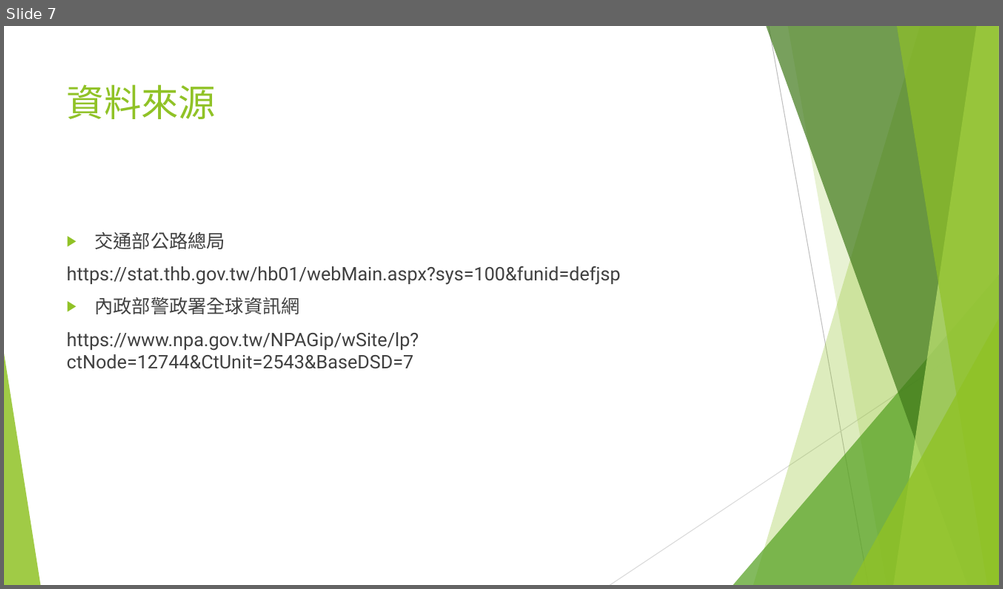
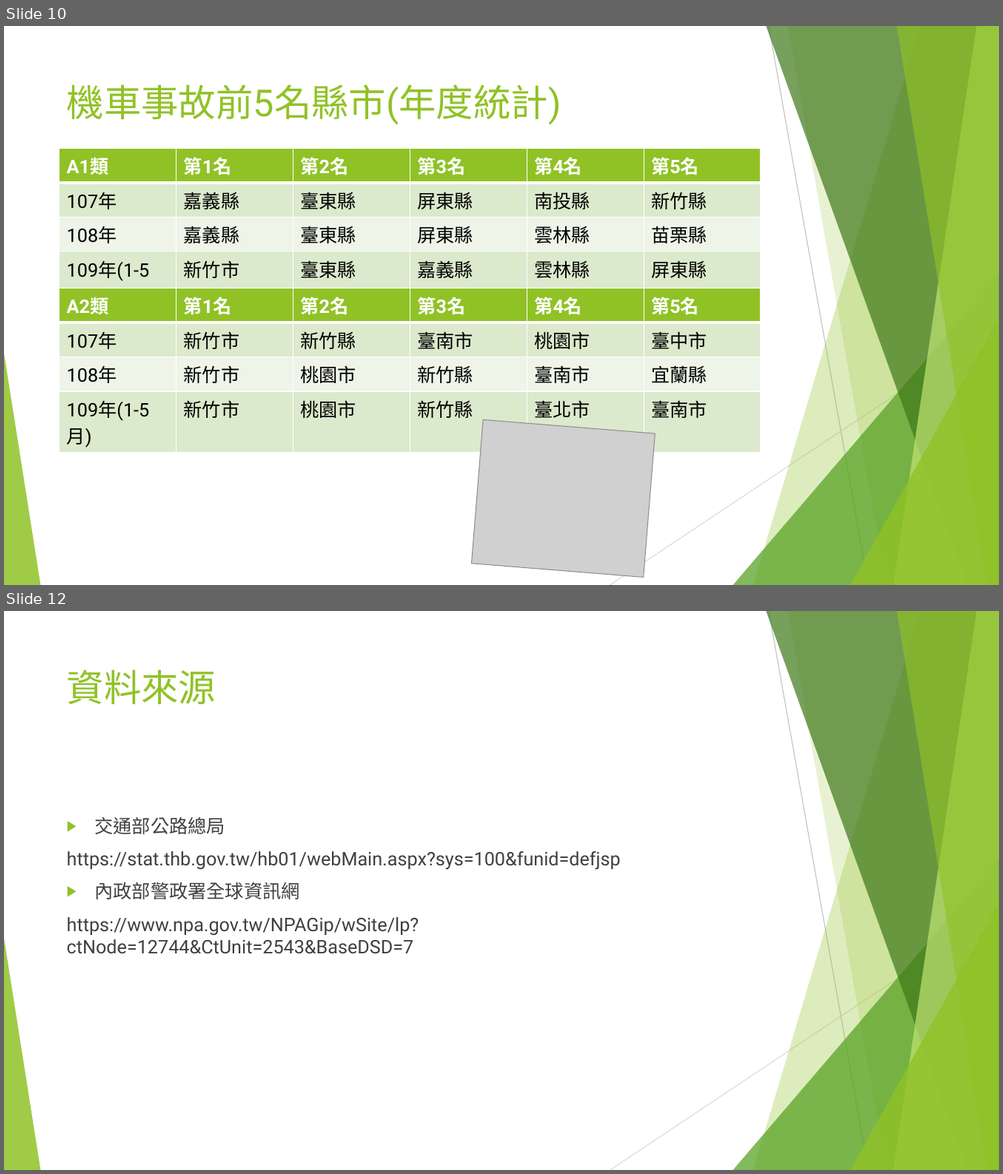
Before and after one commit to ooxx2500/python-sql-for-test, a slide deck: python/專題報告/專題報告-台灣交通事故.pptx. Shown one above the other, each under a label of ours: slide 7 before the commit, slides 10 and 12 after it; the slides between them are not shown. The pictures are 1003x589 and 1003x1174 pixels, drawn with LibreOffice and Linux fonts; fonts in the diff are those of the drawing; grey boxes stand for pictures. Boxes give left, top, right and bottom in pixels: in the first picture for what was removed or moved away, otherwise in the second. Text is boxed around its words. In the diff, an @@ line names an element or a change of style, - is before the commit and + after.

```diff
--- a/python/專題報告/專題報告-台灣交通事故.pptx
+++ b/python/專題報告/專題報告-台灣交通事故.pptx
@@ slide 10 added at [4,26,999,585], background #FFFFFF; not listed: 10 template elements that a slide beside it also shows @@
@@ title added at [67,84,561,125], 36 pt, text #90C226 @@
+機車事故前5名縣市(年度統計)
@@ table added at [60,148,762,284], 4 rows, 6 columns @@
+A1類 | 第1名 | 第2名 | 第3名 | 第4名 | 第5名
+107年 | 嘉義縣 | 臺東縣 | 屏東縣 | 南投縣 | 新竹縣
+108年 | 嘉義縣 | 臺東縣 | 屏東縣 | 雲林縣 | 苗栗縣
+109年(1-5月) | 新竹市 | 臺東縣 | 嘉義縣 | 雲林縣 | 屏東縣
@@ table added at [60,288,762,424], 4 rows, 6 columns @@
+A2類 | 第1名 | 第2名 | 第3名 | 第4名 | 第5名
+107年 | 新竹市 | 新竹縣 | 臺南市 | 桃園市 | 臺中市
+108年 | 新竹市 | 桃園市 | 新竹縣 | 臺南市 | 宜蘭縣
+109年(1-5月) | 新竹市 | 桃園市 | 新竹縣 | 臺北市 | 臺南市
@@ picture added at [472,420,655,577] @@
@@ what was slide 7 is now slide 12 @@
```
Also in this commit, not shown: 2 slides changed, 8 other slides added, 4 slides removed, 53 other files.
